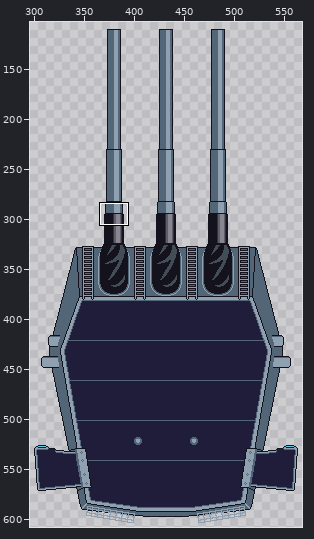
Two versions of one pixel-art file, Assets/ships/usa/Montana/406mmMk7.aseprite. The first picture is a wide view before the edit; the outline marks the close-up.
Close-up. Earlier state:
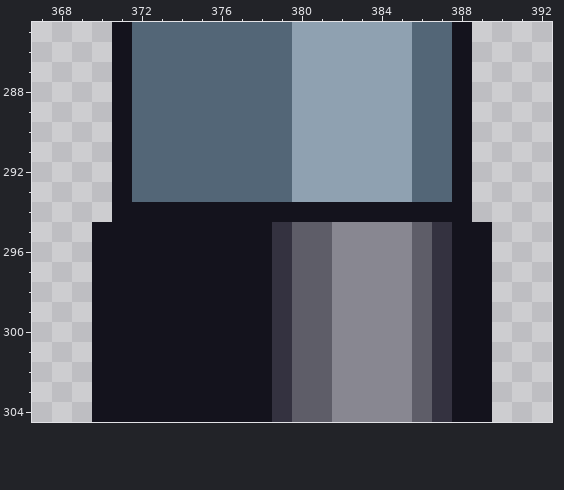
864x864 pixels, 1 frame. Shown: x 367..392, y 285..304. The wide view leaves out empty margins. The commit also changed other parts of the picture, which this record leaves out.
After the commit:
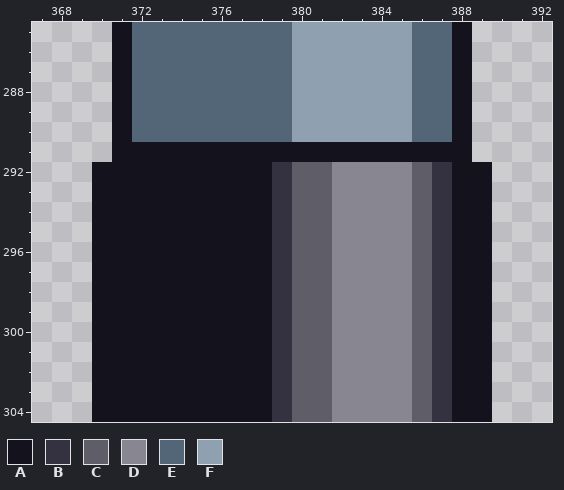
Palette (. is transparent): A #14131d  B #343240  C #5e5d68  D #888791  E #536677  F #8fa1b1
Difference:
{"where": "layer \"mk7turrent\""}
{"y":291,"x":372,"old":"EEEEEEEEFFFFFFEE","new":"AAAAAAAAAAAAAAAA"}
{"y":292,"x":370,"old":".","new":"A"}
{"y":292,"x":372,"old":"EEEEEEEEFFFFFFEE","new":"AAAAAAABCCDDDDCB"}
{"y":292,"x":389,"old":".","new":"A"}
{"y":293,"x":370,"old":".","new":"A"}
{"y":293,"x":372,"old":"EEEEEEEEFFFFFFEE","new":"AAAAAAABCCDDDDCB"}
{"y":293,"x":389,"old":".","new":"A"}
{"y":294,"x":370,"old":".","new":"A"}
{"y":294,"x":379,"old":"AAAAAAAAA","new":"BCCDDDDCB"}
{"y":294,"x":389,"old":".","new":"A"}
{"label":"changed","picture_box":[92,142,492,222]}
